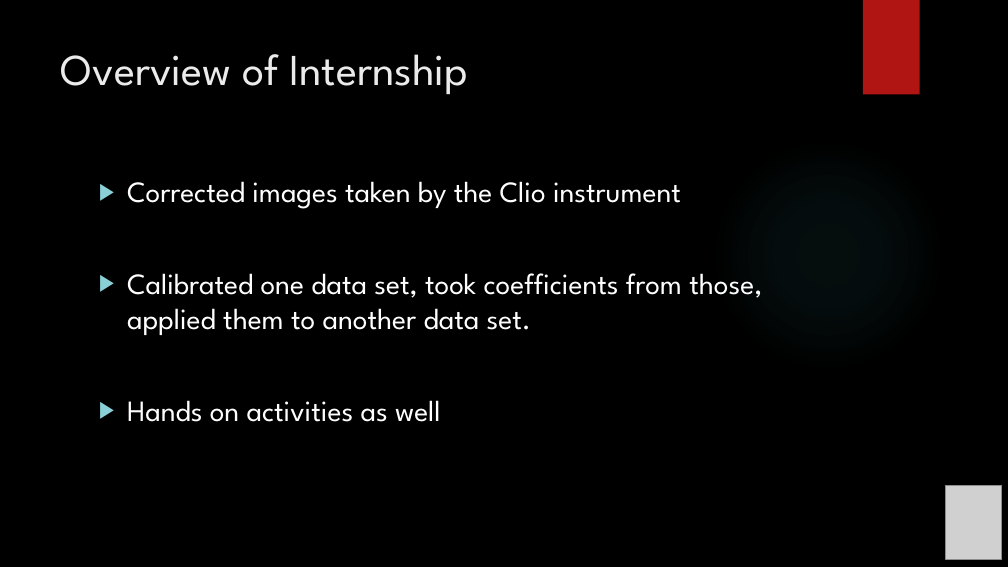
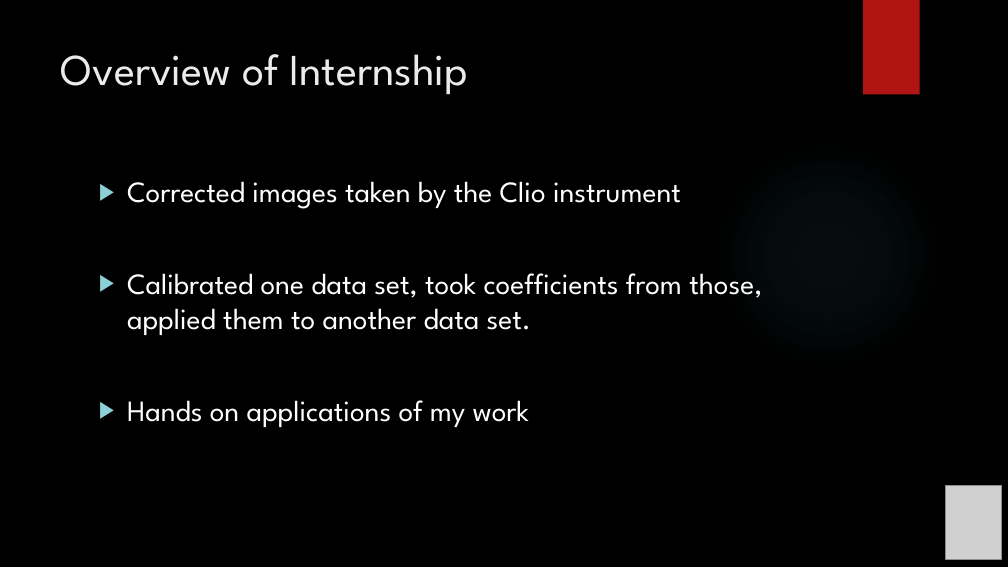
Before and after one commit to exoworlds/clio2016-2017, a slide deck: slide 4 of project_files/symposium_presentation.pptx. Drawn at 1008x567 pixels with LibreOffice and Linux fonts; fonts in the diff are those of the drawing; grey boxes stand for pictures; background and template pictures are left out. Boxes give left, top, right and bottom in pixels: in the first picture for what was removed or moved away, otherwise in the second. Text is boxed around its words. In the diff, an @@ line names an element or a change of style, - is before the commit and + after.

```diff
--- a/project_files/symposium_presentation.pptx
+++ b/project_files/symposium_presentation.pptx
@@ text at bbox=[127, 400, 529, 427]: text changed @@
-▶ Hands on activities as well
+▶ Hands on applications of my work
```
Also in this commit, not shown: 1 other slide changed, 2 other files.
